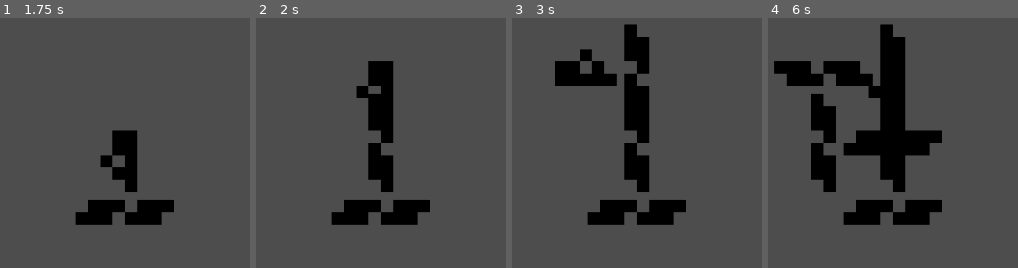
Above: before the commit, frames 1-4 (left to right).
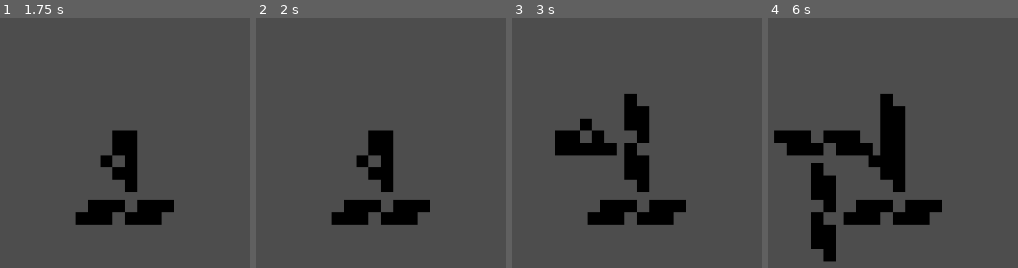
Above: after the commit, the same moments.

Repository: Vexcenot/SnakeRemastered
Game: Godot game, scene res://scenes scripts/main.tscn
Same seed, same stepped clock (60 frames per second), same inputs: the game is played once before the commit and once after it.
Inputs:
- Up to frame 1 (1.75 s): tap Enter at 0.5 s; hold Space (action) 0.53-1.28 s; hold Up (ui_up) from 0.53 s (still down); tap Alt (action3, bound only after the commit) at 0.8, 1.35 s; tap Space (action) at 1.55 s
- Up to frame 2 (2 s): keep holding Up (ui_up)
- Up to frame 3 (3 s): release Up (ui_up) at 2.03 s; hold Space (action) 2.03-2.78 s; hold Left (ui_left) from 2.03 s (still down); tap Alt (action3, bound only after the commit) at 2.3 s; tap Enter at 2.75 s; tap Shift (action2) at 2.85 s
- Up to frame 4 (6 s): tap Space (action) at 3.05, 3.5, 4.35, 5.75, 5.85 s; release Left (ui_left) at 3.53 s; hold Down (ui_down) 3.53-4.28 s; hold Alt (action3, bound only after the commit) 3.53-4.28 s; tap Enter at 4.25 s; hold Right (ui_right) 4.28-5.03 s; hold Up (ui_up) 5.03-5.78 s; hold Alt (action3, bound only after the commit) 5.03-5.78 s; hold Right (ui_right) from 5.78 s (still down)

Frame 1 is identical in both runs. In frame 2, 3.8% of the frame differs, in the area x 40-55%, y 17-60%; in frame 3, 6.8%; in frame 4, 14%, in the area x 2-70%, y 2-98%.

Commit message:
added stop function

Diff:
--- a/project.godot
+++ b/project.godot
@@ -63,6 +63,11 @@
 "events": [Object(InputEventKey,"resource_local_to_scene":false,"resource_name":"","device":-1,"window_id":0,"alt_press …(195 unchanged characters)…
 ]
 }
+action3={
+"deadzone": 0.2,
+"events": [Object(InputEventKey,"resource_local_to_scene":false,"resource_name":"","device":-1,"window_id":0,"alt_pressed":false,"shift_pressed":false,"ctrl_pressed":false,"meta_pressed":false,"pressed":false,"keycode":0,"physical_keycode":4194328,"key_label":0,"unicode":0,"location":0,"echo":false,"script":null)
+]
+}
 
 [rendering]
 
--- a/scenes scripts/player.gd
+++ b/scenes scripts/player.gd
@@ -57,6 +57,8 @@
 		reversing = true
 	if event.is_action_released("action2"):
 		reversing = false
+	if event.is_action_pressed("action3"):
+		direction = stop
 
 # spawns tail at head current pos and adds it to array
 func spawnTail():
